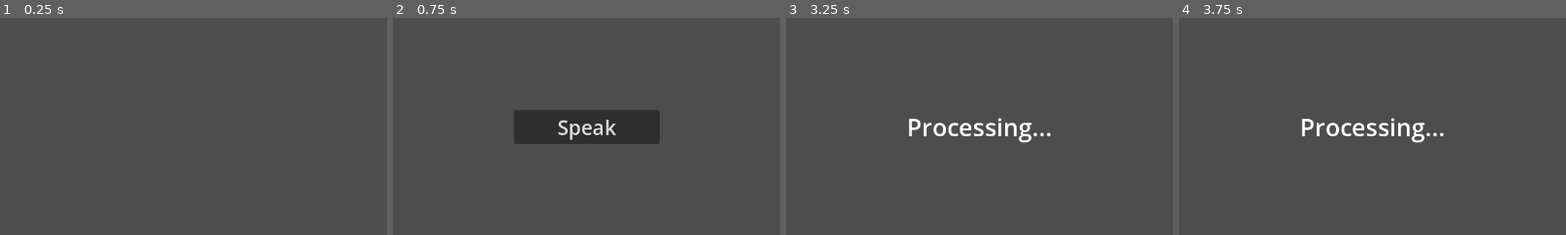
Above: before the commit, frames 1-4 (left to right).
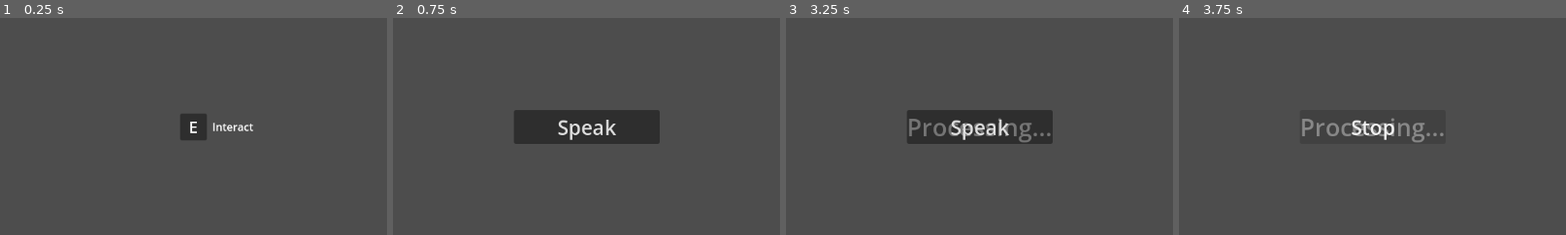
Above: after the commit, the same moments.

Repository: Skyvastern/the-aspiring-deva
Game: Godot game, scene res://main/main.tscn
Two runs of this game, one before a commit and one after it. Both use one fixed random seed, a clock stepped at 60 frames per second and the inputs below.
Inputs (mouse positions are % of the whole screen's width and height, from its top left):
- Up to frame 1 (0.25 s): no input
- Up to frame 2 (0.75 s): tap Enter (ui_accept) at 0.5 s; tap E (interact, bound only after the commit) at 0.6 s
- Up to frame 3 (3.25 s): tap Enter (ui_accept) at 0.77, 0.8, 1.07, 2.75, 2.85, 3.02 s; click "Speak" at 1.25 s; click "Stop" at 2 s; tap E (interact, bound only after the commit) at 3.05 s
- Up to frame 4 (3.75 s): tap Enter (ui_accept) at 3.32 s; click (50, 50) at 3.5 s, where only the run after the commit has a clickable "Speak"
The pictures show only the part of the screen within x 25-75%, y 25-75%; the shares and areas given below are measured in that part.

The runs differ from the first frame. In frame 1, 1.0% of the frame differs, in the area x 46-66%, y 44-57%; in frame 2, nothing differs; in frame 3, 5.7%, in the area x 31-69%, y 42-59%; in frame 4, 1.3%.
Error in both runs: Trying to assign value of type 'Nil' to a variable of type 'Dictionary'. (res://main/api/speech_to_speech_api/speech_to_speech_api.gd:23)

Commit message:
Create npc_interact scene to deal with npc-player interaction

Diff:
--- a/frontend/main/main.tscn
+++ b/frontend/main/main.tscn
@@ -7,8 +7,3 @@
 script = ExtResource("1_8mdjw")
 
 [node name="NPC" parent="." instance=ExtResource("2_ncjub")]
-background_story = "You are a farmer living in the outskirts of Patliputra in the year 300 BCE. You are someone who hasn't see many travellers in your life.
-
-By nature you're a optimistic but a shy person.
-
-Give response in less than 100 words."
--- a/frontend/main/npc/npc.gd
+++ b/frontend/main/npc/npc.gd
@@ -1,46 +1,4 @@
 extends Node
 class_name NPC
 
-var _history: Array
-@export_multiline var background_story: String
-@export var audio_record_auto_scene: PackedScene
-
-
-func _ready() -> void:
-	_setup()
-
-
-func _setup() -> void:
-	_history.append({
-		"role": "system",
-		"content": background_story
-	})
-
-
-func _process(_delta: float) -> void:
-	if get_child_count() > 0:
-		return
-
-	if Input.is_action_just_pressed("ui_accept"):
-		var audio_record_auto: AudioRecordAuto = audio_record_auto_scene.instantiate()
-		add_child(audio_record_auto)
-
-		Global.active_npc = self
-
-
-func get_history() -> Array:
-	return _history
-
-
-func add_player_message(message: String) -> void:
-	_history.append({
-		"role": "user",
-		"content": message
-	})
-
-
-func add_npc_message(message: String) -> void:
-	_history.append({
-		"role": "assistant",
-		"content": message
-	})
+@export var interact: NPC_Interact
--- a/frontend/main/npc/npc.tscn
+++ b/frontend/main/npc/npc.tscn
@@ -1,9 +1,16 @@
 [gd_scene load_steps=3 format=3 uid="uid://dl6ccnf5ec1qq"]
 
 [ext_resource type="Script" path="res://main/npc/npc.gd" id="1_hyvfc"]
-[ext_resource type="PackedScene" uid="uid://b36061vqcjy15" path="res://main/audio_record_auto/audio_record_auto.tscn" id="2_0twg4"]
+[ext_resource type="PackedScene" uid="uid://dcqh0x5sbp7oq" path="res://main/npc/npc_interact/npc_interact.tscn" id="2_hq4es"]
 
-[node name="NPC" type="Node"]
+[node name="NPC" type="Node" node_paths=PackedStringArray("interact")]
 script = ExtResource("1_hyvfc")
-background_story = "You are a helpful assistant."
-audio_record_auto_scene = ExtResource("2_0twg4")
+interact = NodePath("NPC Interact")
+
+[node name="NPC Interact" parent="." node_paths=PackedStringArray("npc") instance=ExtResource("2_hq4es")]
+background_story = "You are a farmer living in the outskirts of Patliputra in the year 300 BCE. You are someone who hasn't see many travellers in your life.
+
+By nature you're a optimistic but a shy person.
+
+Give response in less than 100 words."
+npc = NodePath("..")
--- /dev/null
+++ b/frontend/main/npc/npc_interact/npc_interact.gd
@@ -0,0 +1,51 @@
+extends Node
+class_name NPC_Interact
+
+var _history: Array
+@export_multiline var background_story: String
+@export var npc: NPC
+@export var screens: Node
+@export var ui: Control
+@export var audio_record_auto_scene: PackedScene
+
+
+func _ready() -> void:
+	_setup()
+
+
+func _process(_delta: float) -> void:
+	if screens.get_child_count() > 0:
+		return
+
+	if Input.is_action_just_pressed("interact"):
+		ui.visible = false
+
+		var audio_record_auto: AudioRecordAuto = audio_record_auto_scene.instantiate()
+		add_child(audio_record_auto)
+
+		Global.active_npc = npc
+
+
+func _setup() -> void:
+	_history.append({
+		"role": "system",
+		"content": background_story
+	})
+
+
+func get_history() -> Array:
+	return _history
+
+
+func add_player_message(message: String) -> void:
+	_history.append({
+		"role": "user",
+		"content": message
+	})
+
+
+func add_npc_message(message: String) -> void:
+	_history.append({
+		"role": "assistant",
+		"content": message
+	})
--- /dev/null
+++ b/frontend/main/npc/npc_interact/npc_interact.tscn
@@ -0,0 +1,55 @@
+[gd_scene load_steps=3 format=3 uid="uid://dcqh0x5sbp7oq"]
+
+[ext_resource type="Script" path="res://main/npc/npc_interact/npc_interact.gd" id="1_fwdf7"]
+[ext_resource type="PackedScene" uid="uid://b36061vqcjy15" path="res://main/audio_record_auto/audio_record_auto.tscn" id="2_dlpq3"]
+
+[node name="NPC Interact" type="Node" node_paths=PackedStringArray("screens", "ui")]
+script = ExtResource("1_fwdf7")
+background_story = "You are a helpful assistant."
+screens = NodePath("Screens")
+ui = NodePath("UI")
+audio_record_auto_scene = ExtResource("2_dlpq3")
+
+[node name="Screens" type="Node" parent="."]
+
+[node name="UI" type="Control" parent="."]
+layout_mode = 3
+anchors_preset = 15
+anchor_right = 1.0
+anchor_bottom = 1.0
+grow_horizontal = 2
+grow_vertical = 2
+
+[node name="Interact Panel" type="Panel" parent="UI"]
+layout_mode = 1
+anchors_preset = 8
+anchor_left = 0.5
+anchor_top = 0.5
+anchor_right = 0.5
+anchor_bottom = 0.5
+offset_left = -20.0
+offset_top = -20.0
+offset_right = 20.0
+offset_bottom = 20.0
+grow_horizontal = 2
+grow_vertical = 2
+
+[node name="Label" type="Label" parent="UI/Interact Panel"]
+layout_mode = 1
+anchors_preset = 15
+anchor_right = 1.0
+anchor_bottom = 1.0
+grow_horizontal = 2
+grow_vertical = 2
+theme_override_font_sizes/font_size = 24
+text = "E"
+horizontal_alignment = 1
+vertical_alignment = 1
+
+[node name="Description" type="Label" parent="UI"]
+layout_mode = 0
+offset_left = 604.0
+offset_top = 312.0
+offset_right = 665.0
+offset_bottom = 335.0
+text = "Interact"
--- a/frontend/main/npc/npc_speak_auto/npc_speak_auto.gd
+++ b/frontend/main/npc/npc_speak_auto/npc_speak_auto.gd
@@ -20,7 +20,7 @@
 func interpret(audio_base64: String) -> void:
 	speech_to_speech_api.make_request(
 		audio_base64,
-		Global.active_npc.get_history()
+		Global.active_npc.interact.get_history()
 	)
 
 
@@ -43,8 +43,8 @@
 	audio_player.play()
 
 	# Update history
-	Global.active_npc.add_player_message(player_message)
-	Global.active_npc.add_npc_message(npc_message)
+	Global.active_npc.interact.add_player_message(player_message)
+	Global.active_npc.interact.add_npc_message(npc_message)
 
 
 func _on_continue_btn_pressed() -> void:
--- a/frontend/project.godot
+++ b/frontend/project.godot
@@ -23,6 +23,14 @@
 
 Global="*res://main/singletons/global/global.tscn"
 
+[input]
+
+interact={
+"deadzone": 0.5,
+"events": [Object(InputEventKey,"resource_local_to_scene":false,"resource_name":"","device":-1,"window_id":0,"alt_pressed":false,"shift_pressed":false,"ctrl_pressed":false,"meta_pressed":false,"pressed":false,"keycode":0,"physical_keycode":69,"key_label":0,"unicode":101,"echo":false,"script":null)
+]
+}
+
 [rendering]
 
 renderer/rendering_method="mobile"
